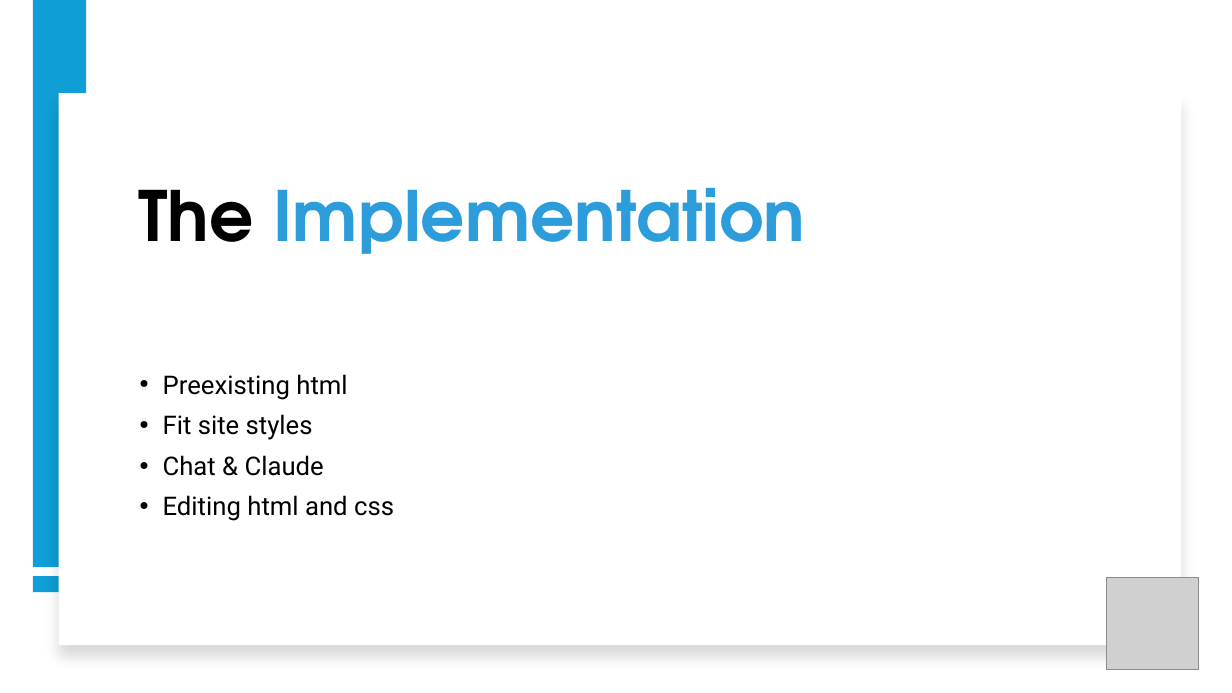
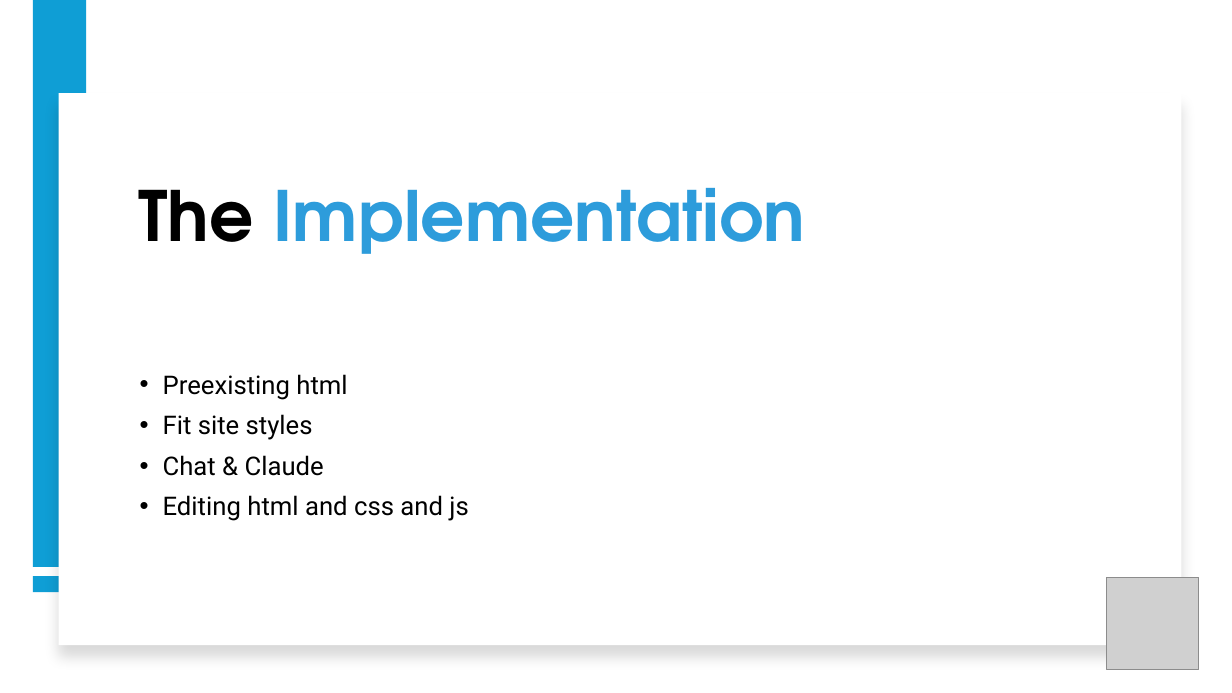
Before and after one commit to harveypw0503/Software_Engineering_Project_Submission, a slide deck: slide 5 of tools/bcard/Presentation.pptx. Drawn at 1232x693 pixels with LibreOffice and Linux fonts; fonts in the diff are those of the drawing; grey boxes stand for pictures. Boxes give left, top, right and bottom in pixels: in the first picture for what was removed or moved away, otherwise in the second. Text is boxed around its words. In the diff, an @@ line names an element or a change of style, - is before the commit and + after.

```diff
--- a/tools/bcard/Presentation.pptx
+++ b/tools/bcard/Presentation.pptx
@@ text at (163, 495, 468, 521): text changed @@
-• Editing html and css
+• Editing html and css and js
```
Also in this commit, not shown: 1 other file.
